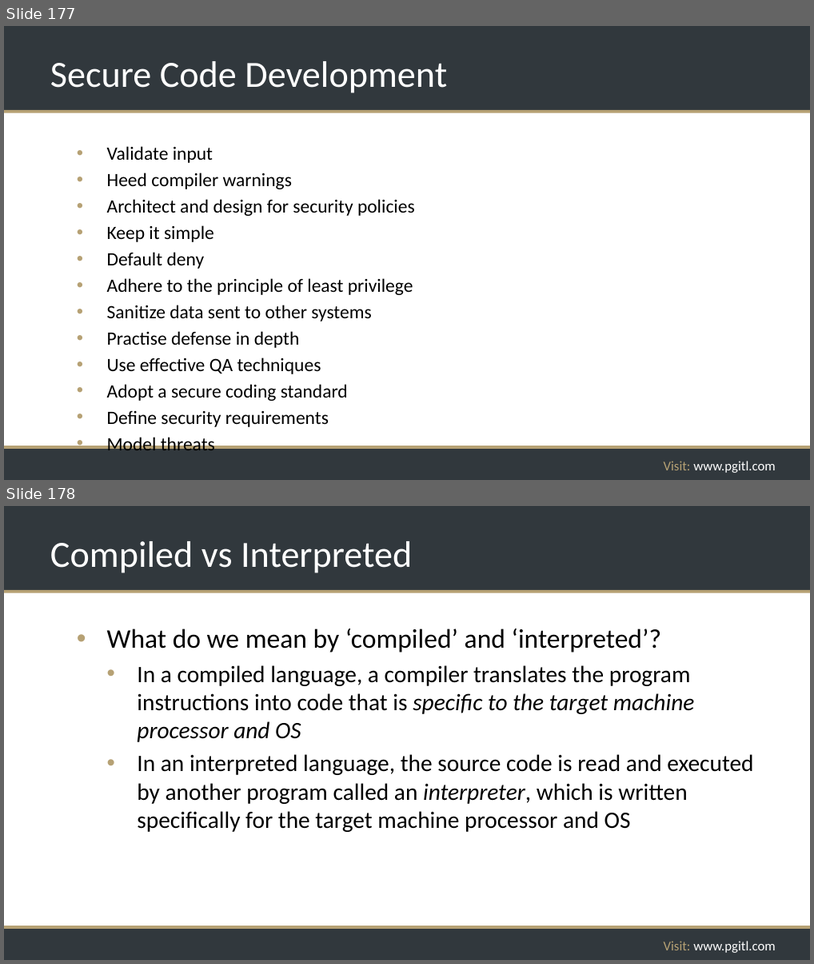
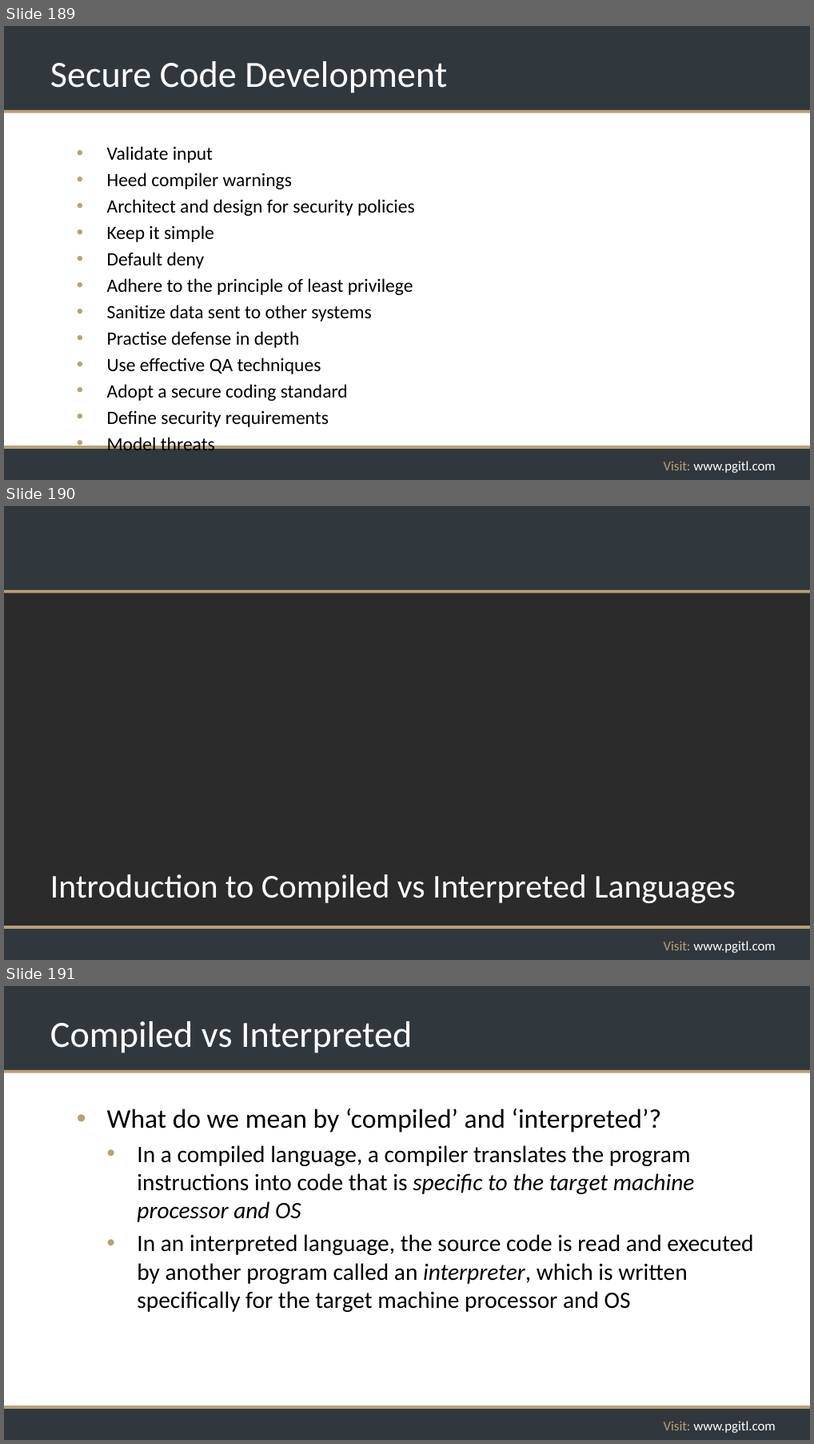
Before and after one commit to rikkouri/project-a, a slide deck: Programming Foundations.pptx. Shown one above the other, each under a label of ours: slides 177 and 178 before the commit, slides 189, 190 and 191 after it. The pictures are 814x964 and 814x1444 pixels, drawn with LibreOffice and Linux fonts; fonts in the diff are those of the drawing; background and template pictures are left out; a plain dark background stands for a picture behind light text. Boxes give left, top, right and bottom in pixels: in the first picture for what was removed or moved away, otherwise in the second. Text is boxed around its words. In the diff, an @@ line names an element or a change of style, - is before the commit and + after.

```diff
--- a/Programming Foundations.pptx
+++ b/Programming Foundations.pptx
@@ slide 190 added at (4, 506, 810, 960), background picture (left out); not listed: 5 template elements that a slide beside it also shows @@
@@ title added at (50, 874, 736, 903), 39.6 pt, text #FFFFFF @@
+Introduction to Compiled vs Interpreted Languages
@@ what was slide 177 is now slide 189 @@
@@ what was slide 178 is now slide 191 @@
```
Also in this commit, not shown: 3 slides changed, 13 other slides added.
